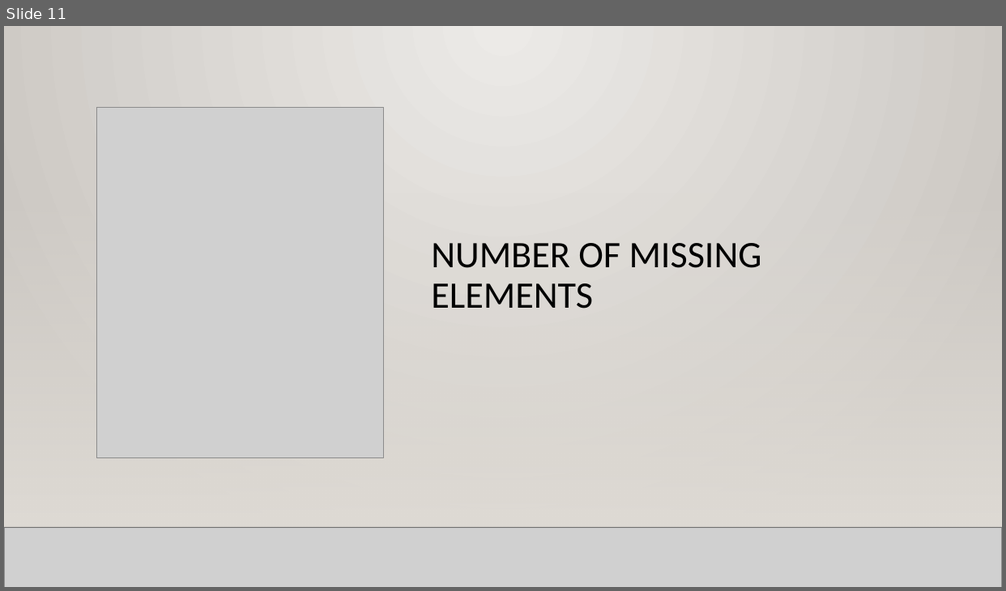
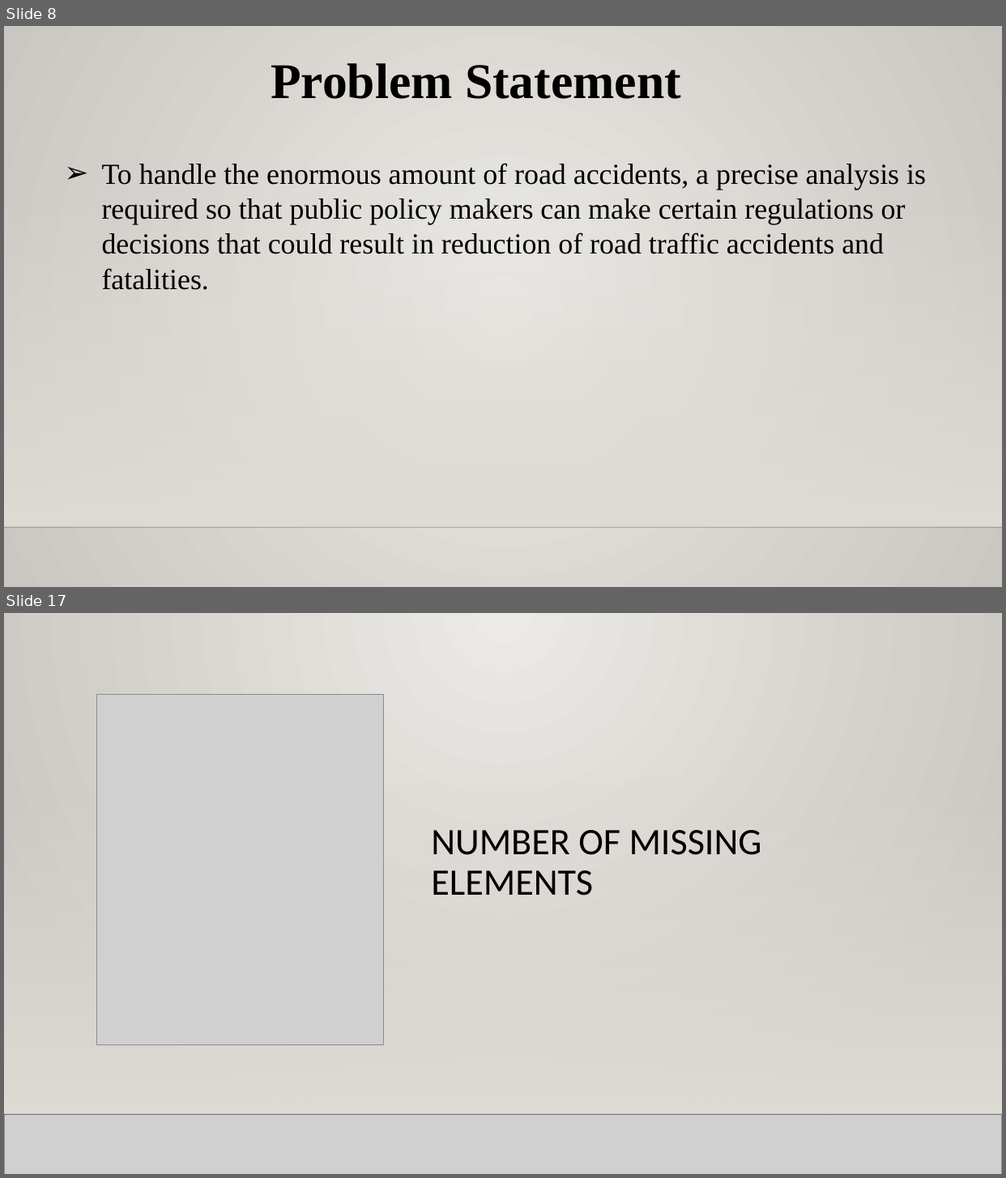
Before and after one commit to rajgabani/DAB-103-006-001, a slide deck: Project.pptx. Shown one above the other, each under a label of ours: slide 11 before the commit, slides 8 and 17 after it; the slides between them are not shown. The pictures are 1006x591 and 1006x1178 pixels, drawn with LibreOffice and Linux fonts; fonts in the diff are those of the drawing; grey boxes stand for pictures; background and template pictures are left out. Boxes give left, top, right and bottom in pixels: in the first picture for what was removed or moved away, otherwise in the second. Text is boxed around its words. In the diff, an @@ line names an element or a change of style, - is before the commit and + after.

```diff
--- a/Project.pptx
+++ b/Project.pptx
@@ slide 8 added at (4,26,1002,587), background gradient #ECEAE7 to #CAC7C1; not listed: 2 template elements that a slide beside it also shows @@
@@ text added at (270,63,681,99), 48 pt, text #000000, bold @@
+Problem Statement
@@ text added at (102,163,926,290), 28 pt, text #000000 @@
+➢ To handle the enormous amount of road accidents, a precise analysis is required so that public policy makers can make certain regulations or decisions that could result in reduction of road traffic accidents and fatalities.
@@ what was slide 11 is now slide 17 @@
```
Also in this commit, not shown: 21 slides changed, 28 other slides added, 3 slides removed, 1 other file.
